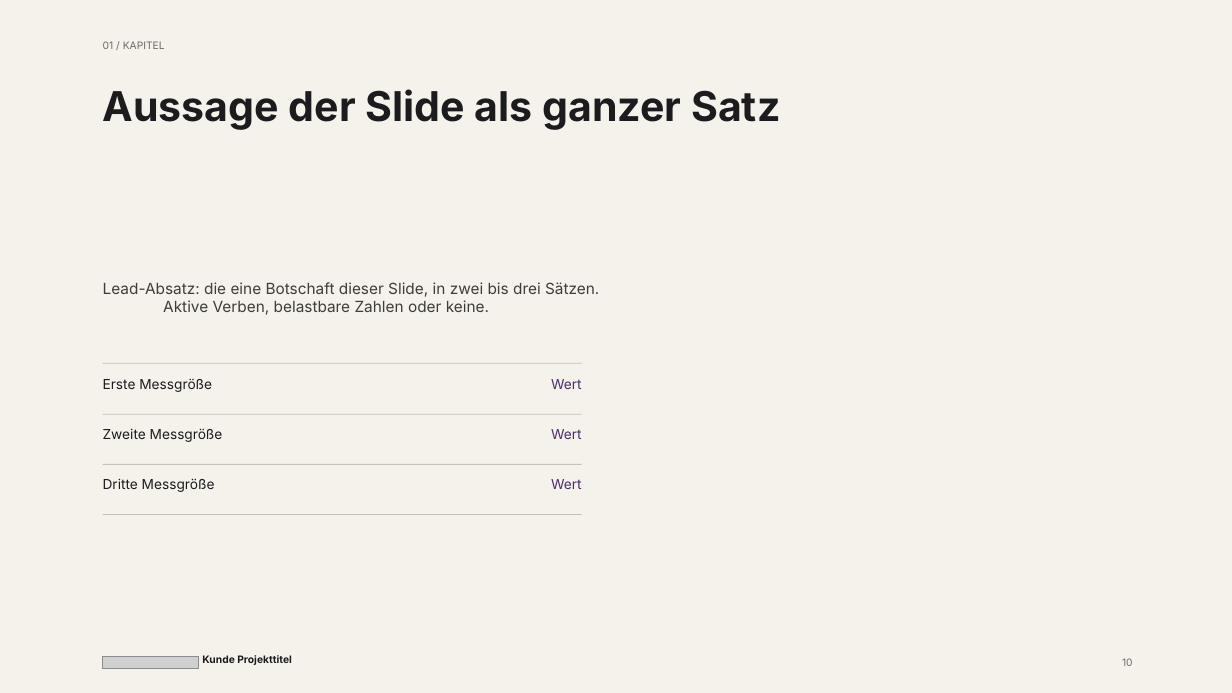
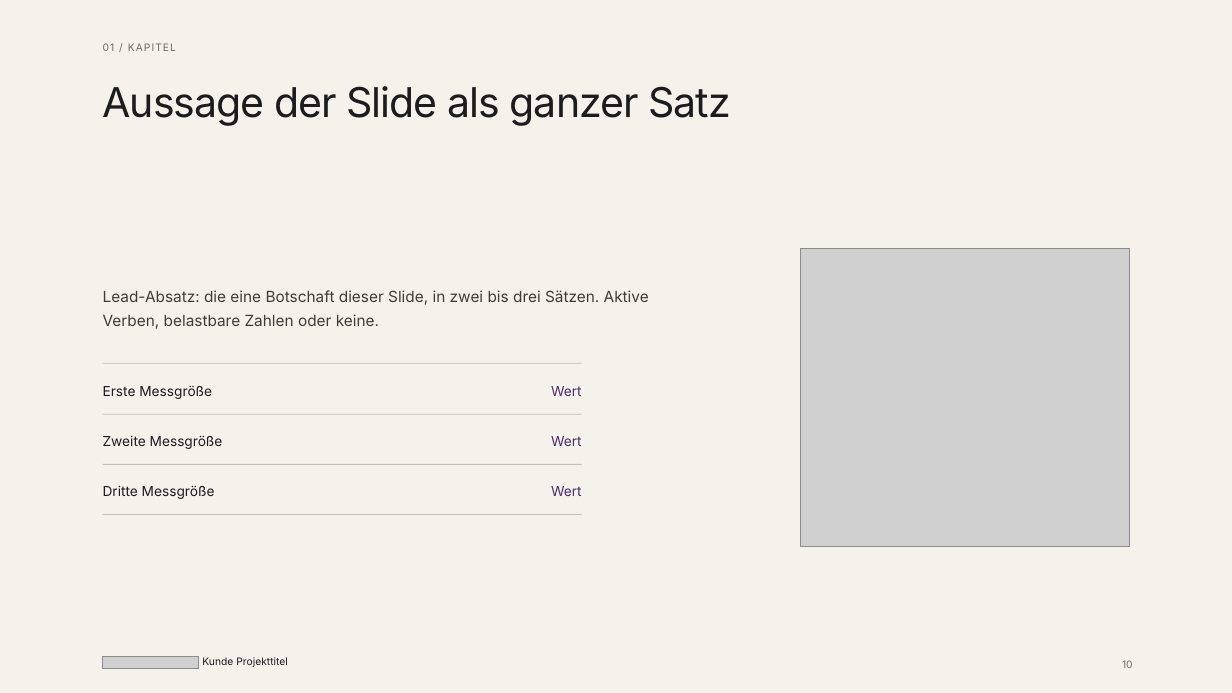
Before and after one commit to BMNils/bridgemaker-brandbook, a slide deck: slide 10 of langdock/pptx-template/bridgemaker-slides-template.pptx. Drawn at 1232x693 pixels with LibreOffice and Linux fonts; fonts in the diff are those of the drawing; grey boxes stand for pictures. Boxes give left, top, right and bottom in pixels: in the first picture for what was removed or moved away, otherwise in the second. Text is boxed around its words. In the diff, an @@ line names an element or a change of style, - is before the commit and + after.

```diff
--- a/langdock/pptx-template/bridgemaker-slides-template.pptx
+++ b/langdock/pptx-template/bridgemaker-slides-template.pptx
@@ text "01 / KAPITEL" at (x1=103, y1=43, x2=115, y2=51): letter spacing 0 to 0.8 pt; line spacing 1 to 11.2pt @@
@@ text "Aussage der Slide als ganzer ..." at (x1=103, y1=86, x2=731, y2=126): letter spacing 0 to -0.8 pt, bold off; line spacing 1 to 36.8pt @@
@@ picture added at (x1=801, y1=249, x2=1130, y2=547) @@
@@ text at (x1=103, y1=290, x2=649, y2=329): text changed @@
-Lead-Absatz: die eine Botschaft dieser Slide, in zwei bis drei Sätzen.
-Aktive Verben, belastbare Zahlen oder keine.
+Lead-Absatz: die eine Botschaft dieser Slide, in zwei bis drei Sätzen. Aktive Verben, belastbare Zahlen oder keine.
@@ line spacing 1 to 17.1pt in 6 elements at (x1=103, y1=435, x2=223, y2=449), (x1=103, y1=485, x2=215, y2=499), (x1=103, y1=386, x2=212, y2=399), (x1=551, y1=486, x2=582, y2=496), (x1=551, y1=436, x2=582, y2=446), (x1=551, y1=386, x2=582, y2=396) @@
@@ text "Kunde Projekttitel" at (x1=202, y1=657, x2=288, y2=667): bold off; line spacing 1 to 11.2pt @@
@@ text "10" at (x1=1122, y1=660, x2=1133, y2=668): line spacing 1 to 11.2pt @@
```
Also in this commit, not shown: 19 other slides changed, 2 other files.
